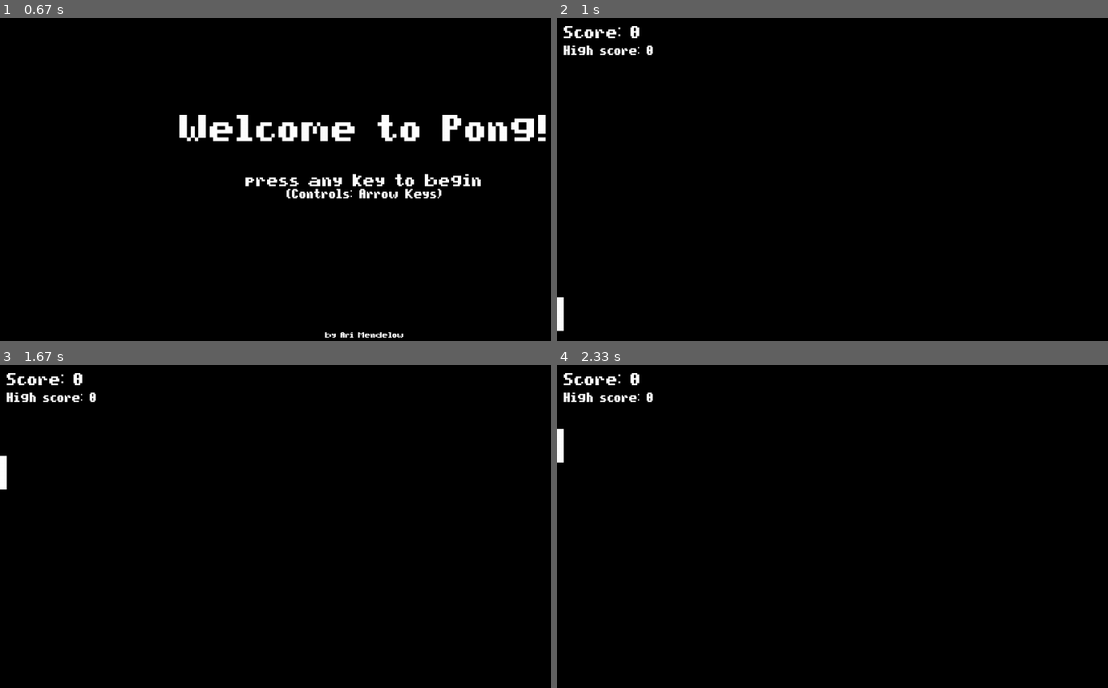
Above: before the commit, frames 1-4 (two rows, left to right).
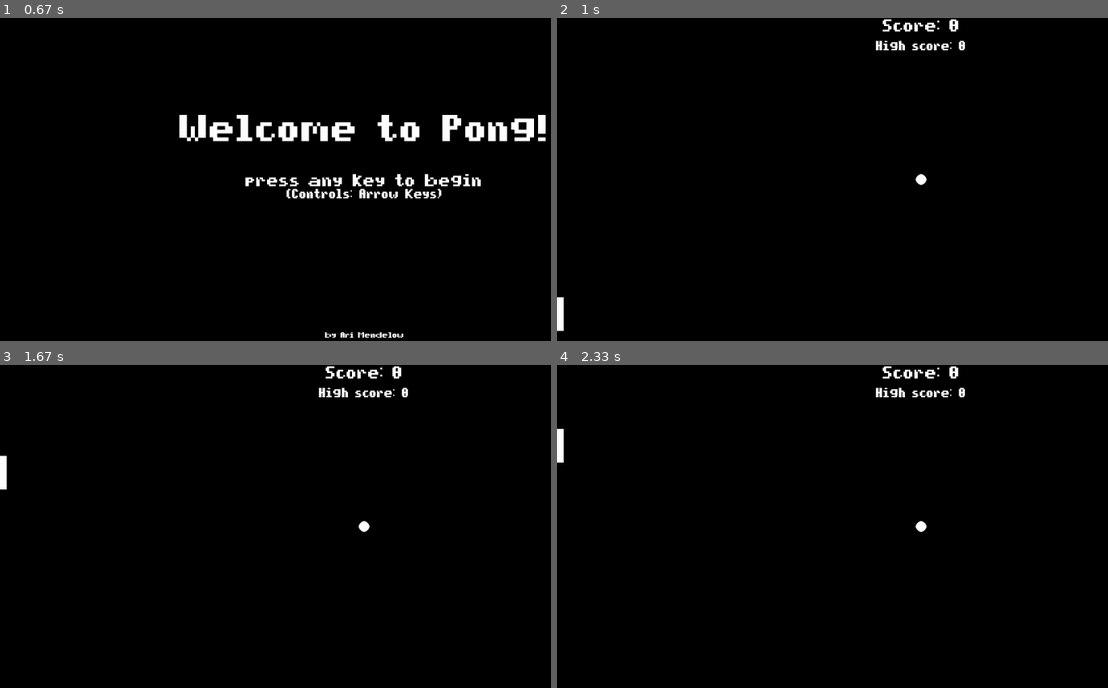
Above: after the commit, the same moments.

Repository: arimendelow/python_games
Game: pygame game, started from pong/pong.py
Same seed, same stepped clock (60 frames per second), same inputs: the game is played once before the commit and once after it.
Inputs:
- Up to frame 1 (0.67 s): hold Up from 0.33 s (still down)
- Up to frame 2 (1 s): release Up at 0.8 s; hold Down from 0.83 s (still down)
- Up to frame 3 (1.67 s): release Down at 1.13 s; hold Up 1.17-1.53 s; hold Down from 1.57 s (still down)
- Up to frame 4 (2.33 s): release Down at 1.93 s; hold Up 1.97-2.27 s; hold Down from 2.3 s (still down)

Frame 1 is identical in both runs. In frame 2, 1.1% of the frame differs, in the area x 1-75%, y 0-52%; in frame 3, 1.1%; in frame 4, 1.1%.

Commit message:
Add static ball

Diff:
--- a/pong/pong.py
+++ b/pong/pong.py
@@ -27,6 +27,7 @@
 # Colors of the different elements
 bgColor = black
 paddleColor = white
+ballColor = white
 textColor = white
 
 # Make our window - this is what we'll draw on
@@ -51,7 +52,7 @@
 # Global variables
 player = object
 opponent = object
-ball = object
+ball = []
 
 # For displaying text
 def displayTextCenterAlign(fontSize, text, x, y, color = textColor):
@@ -67,7 +68,7 @@
 
 class circle(object):
 	# For if character is a square
-	def __init__(self, radius, x, y, color, vel = 0, dir = LEFT):
+	def __init__(self, radius = ballRad, x = screenWidth // 2, y = screenHeight // 2, color = ballColor, vel = 0, dir = LEFT):
 		self.radius = radius
 		self.x = x
 		self.y = y
@@ -98,17 +99,17 @@
 	# Background
 	win.blit(bg, (0,0))
 
-	displayTextLeftAlign(20, f"Score: {score}", 10, 10, textColor)
-	displayTextLeftAlign(15, f"High score: {highScore}", 10, 40, textColor)
+	displayTextCenterAlign(20, f"Score: {score}", screenWidth // 2, 10, textColor)
+	displayTextCenterAlign(15, f"High score: {highScore}", screenWidth // 2, 40, textColor)
 
 	# Draw any characters here
 		# Player
 	player.draw(win)
 		# Objectives
-	# ball.draw(win)
-		# Opponent
-
-	# Need to refresh the window to show any updates, ie draws
+	for b in ball:
+		b.draw(win)
+
+	# Need to refresh the window to show any s, ie draws
 	pygame.display.update()
 
 def waitForStart():
@@ -133,7 +134,7 @@
 					color = paddleColor
 				)
 				# Generate our first ball
-				# todo
+				ball.append(circle())
 				# Generate our opponent
 				# todo
 				score = 0
